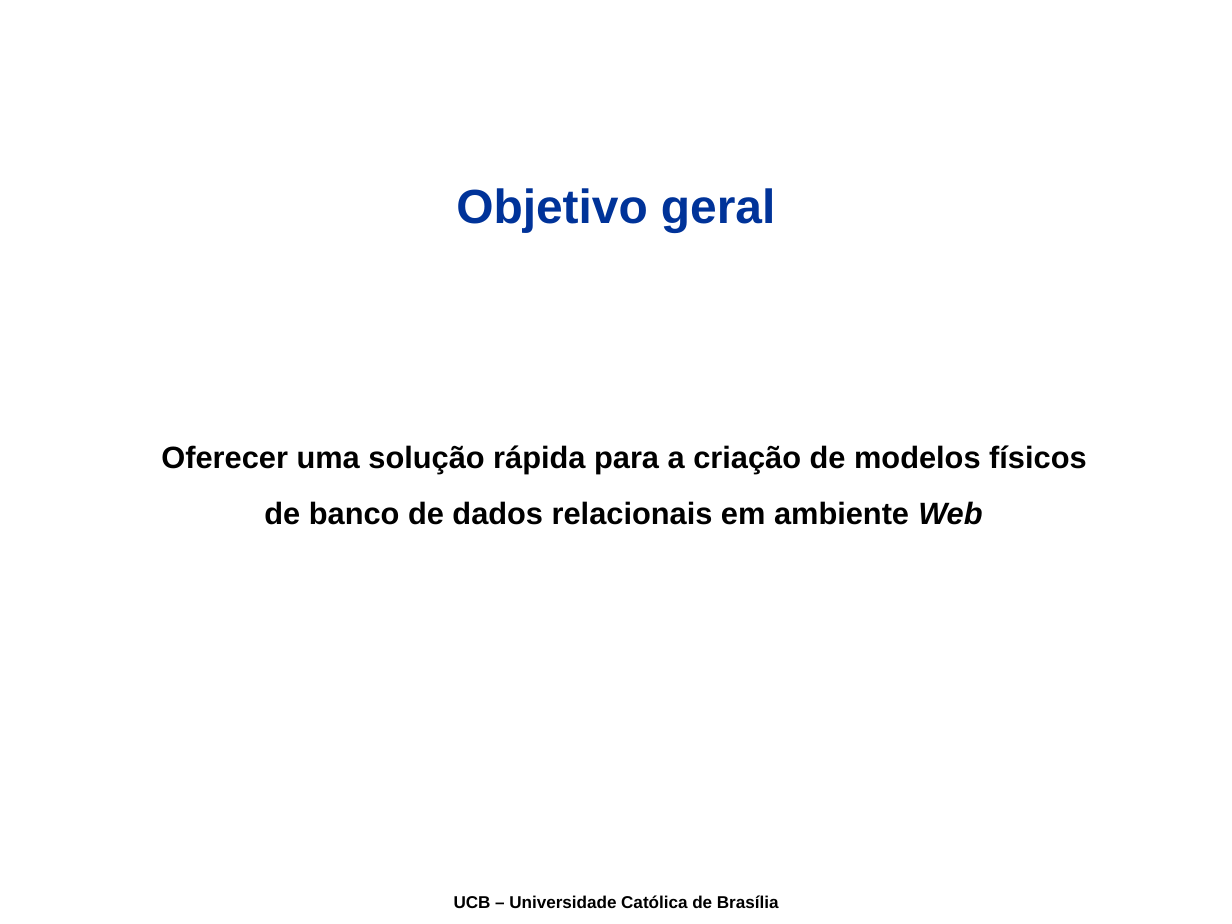
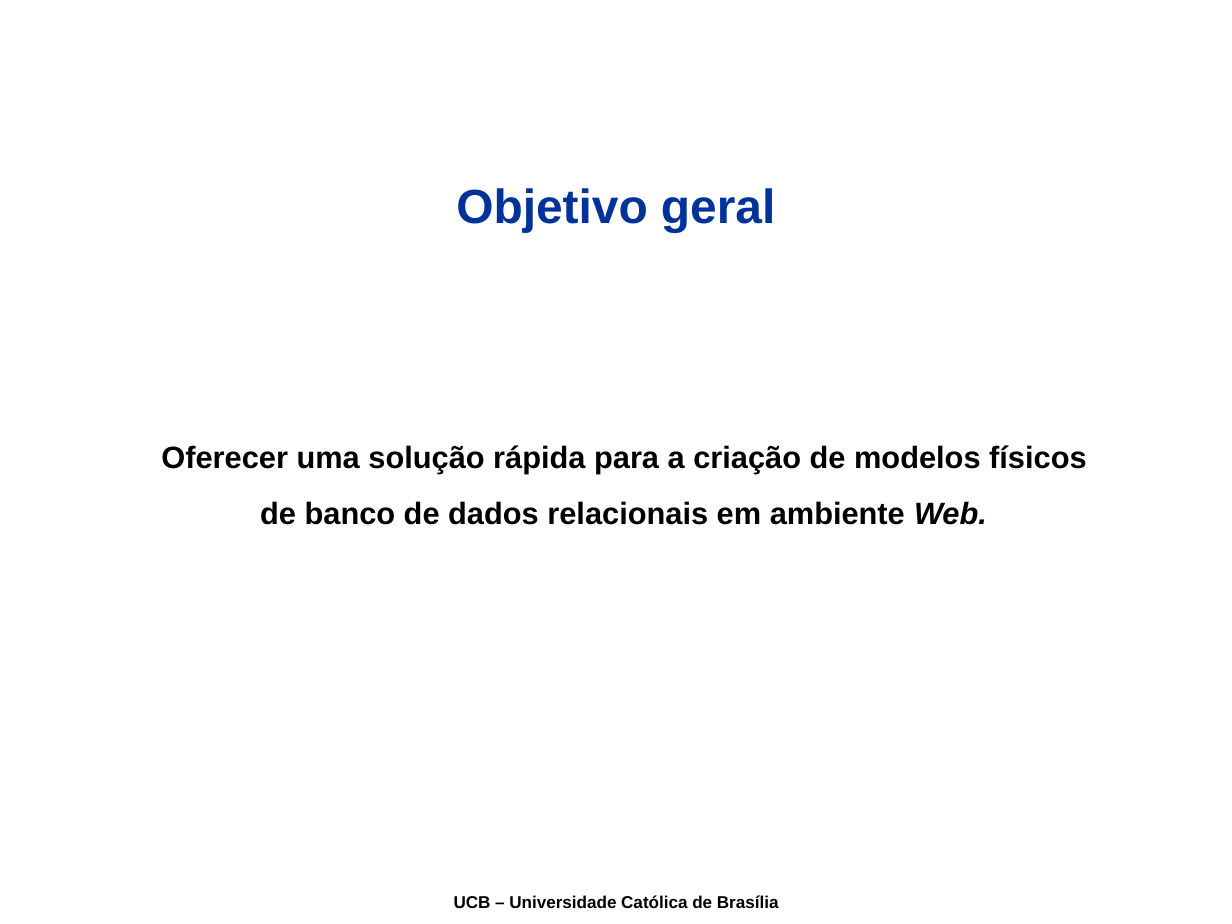
Before and after one commit to joaogabriel/webdatamodeling, a slide deck: slide 6 of docs/08-Apresentacao/Apresentação.ppt. Drawn at 1232x924 pixels with LibreOffice and Linux fonts; fonts in the diff are those of the drawing; background and template pictures are left out. Boxes give left, top, right and bottom in pixels: in the first picture for what was removed or moved away, otherwise in the second. Text is boxed around its words. In the diff, an @@ line names an element or a change of style, - is before the commit and + after.

```diff
--- a/docs/08-Apresentacao/Apresentação.ppt
+++ b/docs/08-Apresentacao/Apresentação.ppt
@@ text at <box>161,445,1086,525</box>: text changed @@
-Oferecer uma solução rápida para a criação de modelos físicos de banco de dados relacionais em ambiente Web
+Oferecer uma solução rápida para a criação de modelos físicos de banco de dados relacionais em ambiente Web.
```
Also in this commit, not shown: 3 other slides changed.
